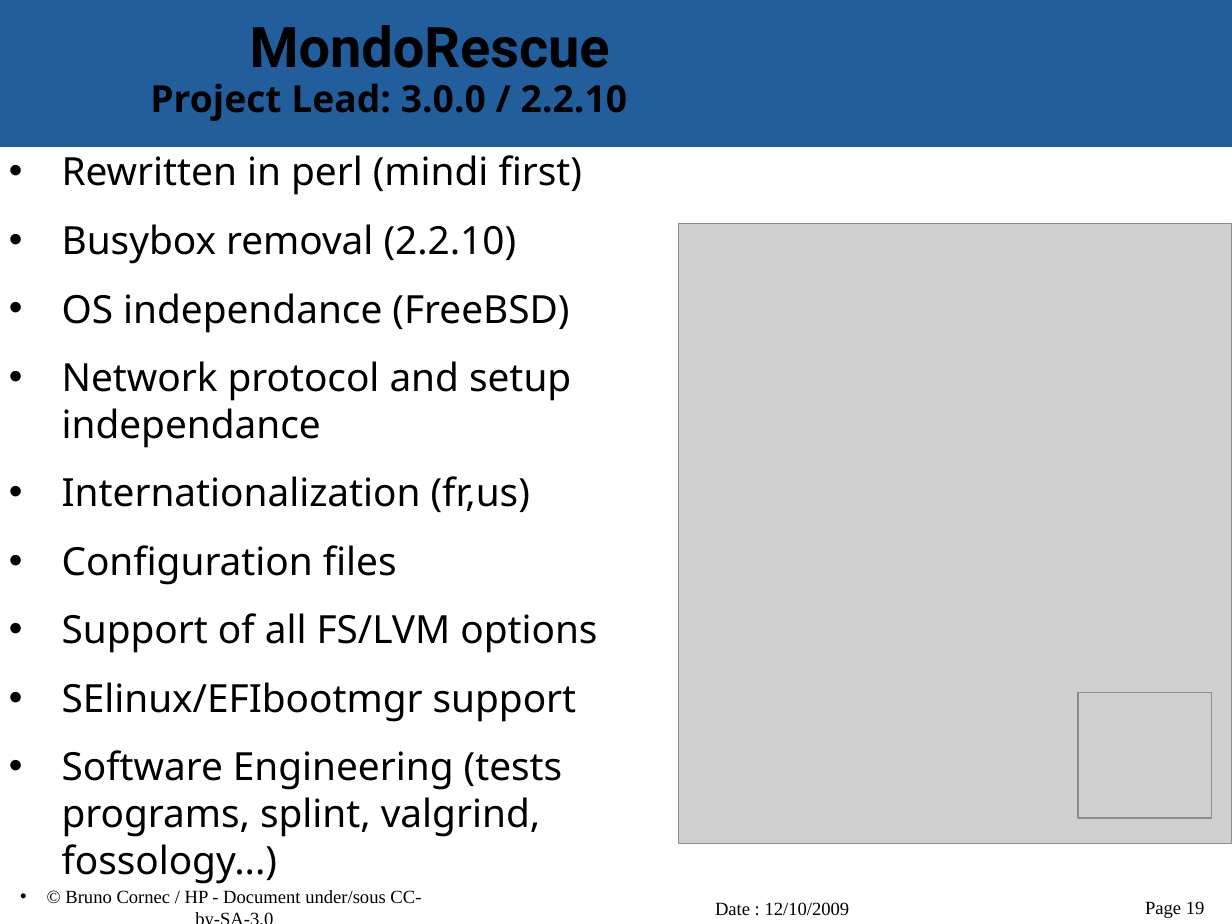
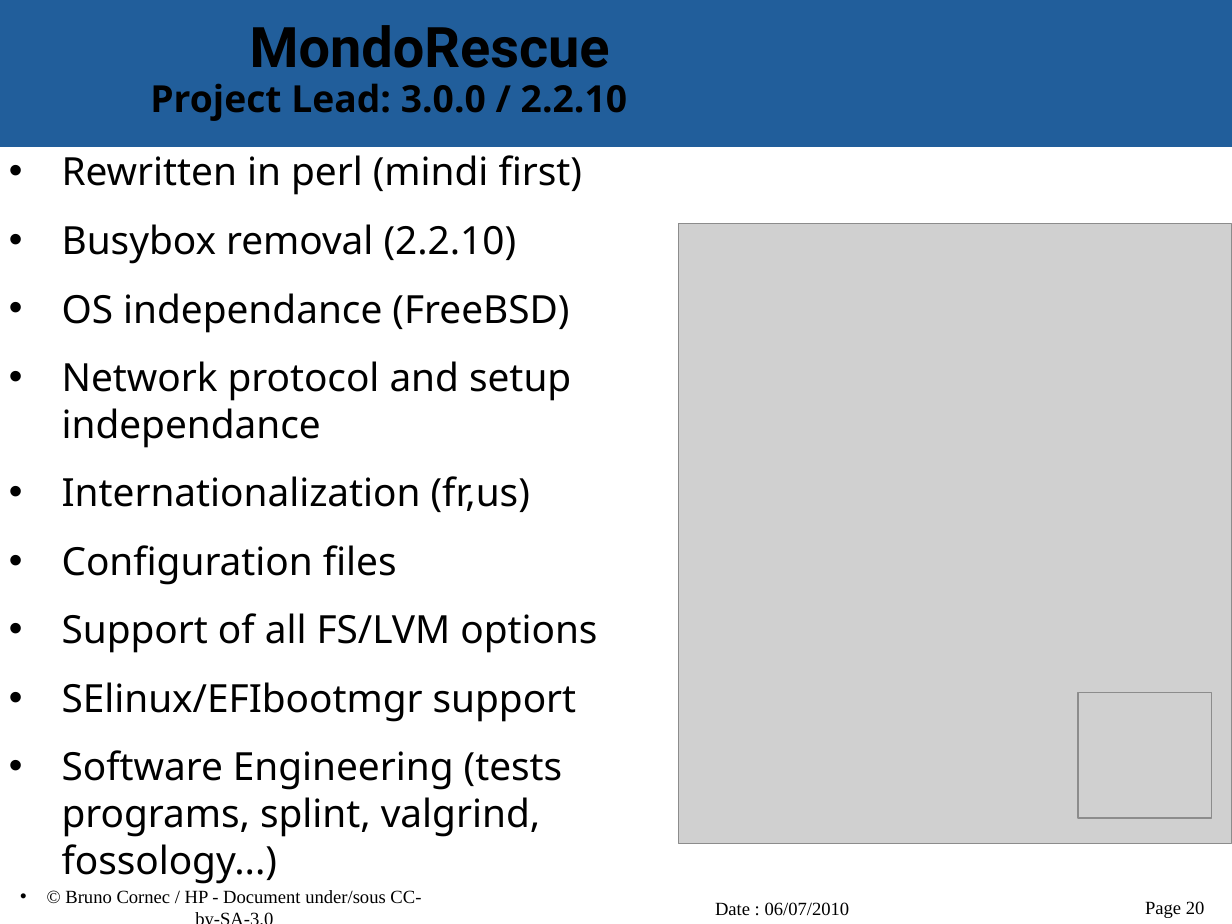
Before and after one commit to vir/mondo-rescue, a slide deck: slide 20 of mondo-doc/mondo-presentation.odp (slide 19 before the commit). Drawn at 1232x924 pixels with LibreOffice and Linux fonts; fonts in the diff are those of the drawing; grey boxes stand for pictures; background and template pictures are left out. Boxes give left, top, right and bottom in pixels: in the first picture for what was removed or moved away, otherwise in the second. Text is boxed around its words. In the diff, an @@ line names an element or a change of style, - is before the commit and + after.

```diff
--- a/mondo-doc/mondo-presentation.odp
+++ b/mondo-doc/mondo-presentation.odp
@@ text at box(715, 902, 850, 916): text changed @@
-Date : 12/10/2009
+Date : 06/07/2010
@@ page number at box(1145, 901, 1205, 918): text changed @@
-Page 19
+Page 20
```
Also in this commit, not shown: 21 other slides changed, 2 slides added.
